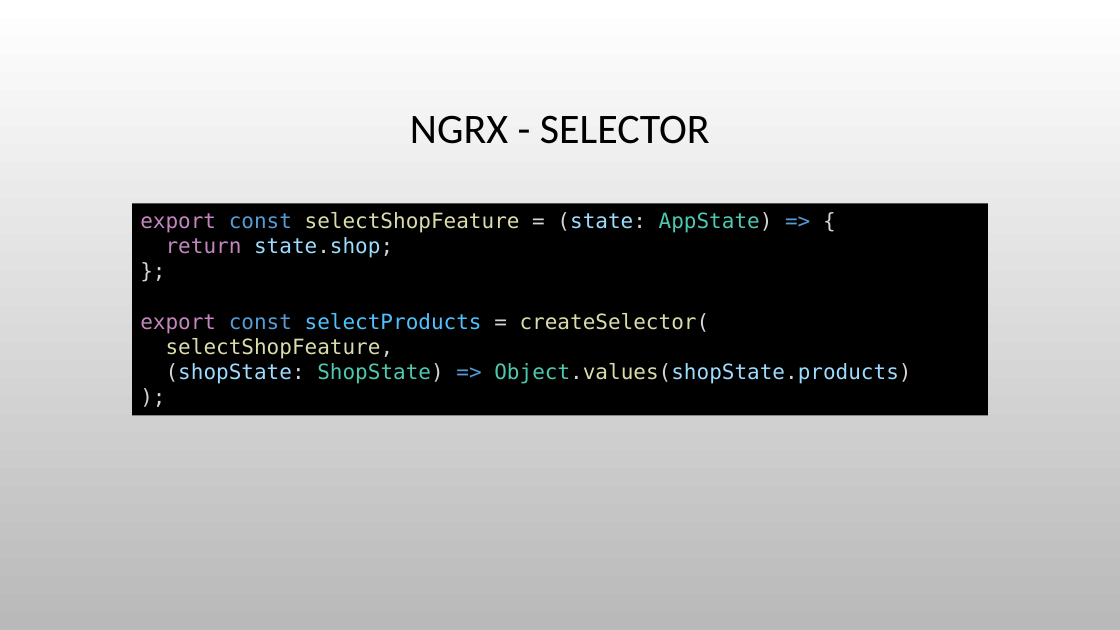
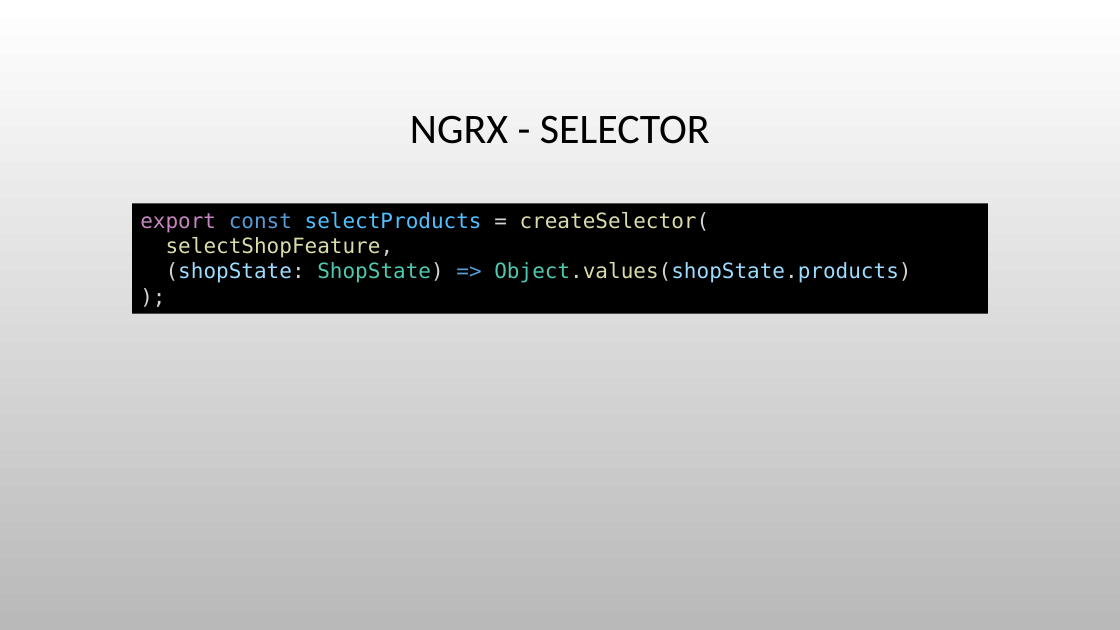
Before and after one commit to bertleemput/reactive-state-management, a slide deck: slide 14 of Reactive State Management.pptx. Drawn at 1120x630 pixels with LibreOffice and Linux fonts; fonts in the diff are those of the drawing; background and template pictures are left out. Boxes give left, top, right and bottom in pixels: in the first picture for what was removed or moved away, otherwise in the second. Text is boxed around its words. In the diff, an @@ line names an element or a change of style, - is before the commit and + after.

```diff
--- a/Reactive State Management.pptx
+++ b/Reactive State Management.pptx
@@ rectangle "export const selectProducts = createSelector(": place and size @@
-rectangle "export const selectProducts = createSelector(" at (132, 203, 988, 415)
+rectangle "export const selectProducts = createSelector(" at (132, 203, 988, 313)
@@ text in rectangle at (140, 212, 773, 258): paragraphs removed @@
-export const selectShopFeature = (state: AppState) => {
-return state.shop;
-};
```
Also in this commit, not shown: 2 other slides changed, 1 slide added.
